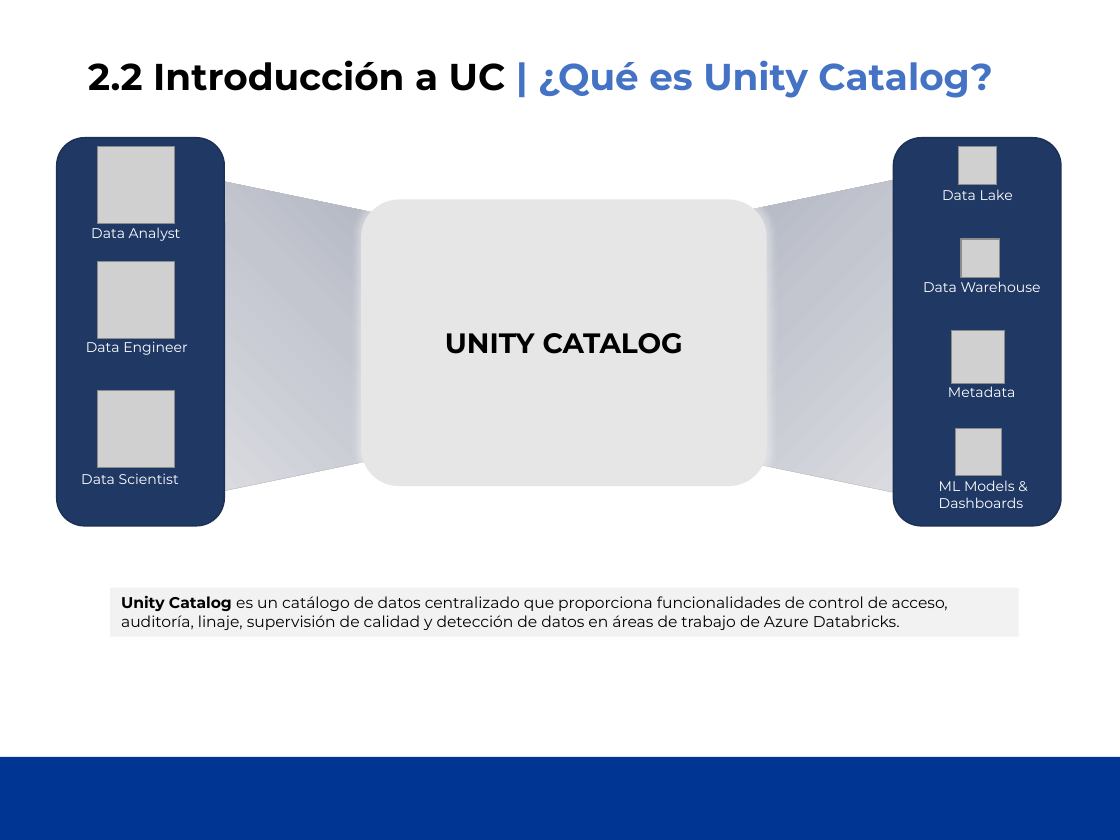
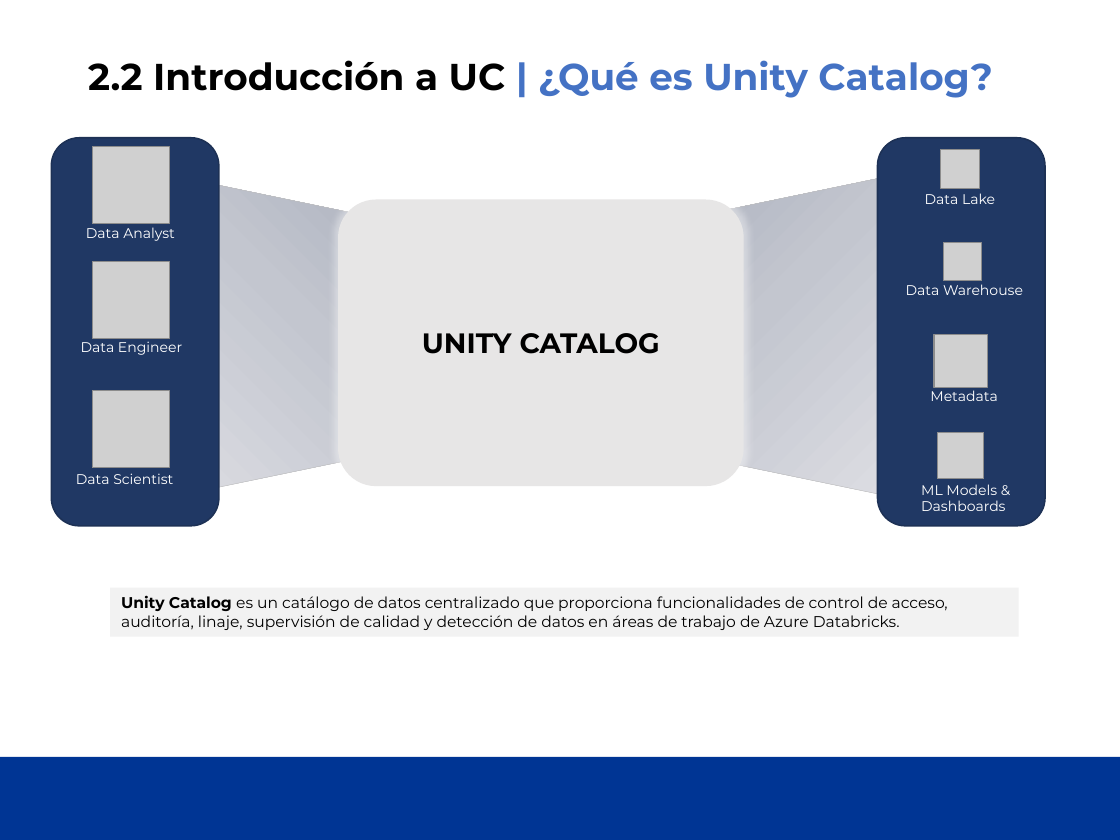
Before and after one commit to cpl-ceste/databricks_governance, a slide deck: slide 7 of UC_Course_Sesion1/UCDatabrick - Sesion 1.pptx. Drawn at 1120x840 pixels with LibreOffice and Linux fonts; fonts in the diff are those of the drawing; grey boxes stand for pictures; background and template pictures are left out. Boxes give left, top, right and bottom in pixels: in the first picture for what was removed or moved away, otherwise in the second. Text is boxed around its words. In the diff, an @@ line names an element or a change of style, - is before the commit and + after.

```diff
--- a/UC_Course_Sesion1/UCDatabrick - Sesion 1.pptx
+++ b/UC_Course_Sesion1/UCDatabrick - Sesion 1.pptx
@@ 3 pictures, 3 texts, 1 rounded rectangle: place and size @@
-3 pictures, 3 texts, 1 rounded rectangle at (57, 138, 225, 525)
+3 pictures, 3 texts, 1 rounded rectangle at (52, 138, 220, 525)
@@ rounded rectangle: place and size @@
-rounded rectangle at (894, 138, 1062, 525)
+rounded rectangle at (877, 138, 1045, 525)
@@ trapezoid: place and size @@
-trapezoid at (141, 164, 555, 508)
+trapezoid at (117, 164, 531, 508)
@@ trapezoid: place and size @@
-trapezoid at (555, 164, 969, 508)
+trapezoid at (533, 164, 947, 508)
@@ rounded rectangle "UNITY CATALOG": place and size @@
-rounded rectangle "UNITY CATALOG" at (361, 199, 766, 486)
+rounded rectangle "UNITY CATALOG" at (338, 199, 744, 486)
@@ 4 pictures: place and size @@
-4 pictures at (952, 147, 1006, 475)
+4 pictures at (934, 150, 988, 478)
@@ 4 texts: place and size @@
-4 texts at (923, 189, 1041, 508)
+4 texts at (906, 193, 1023, 511)
```
Also in this commit, not shown: 1 other slide changed.
